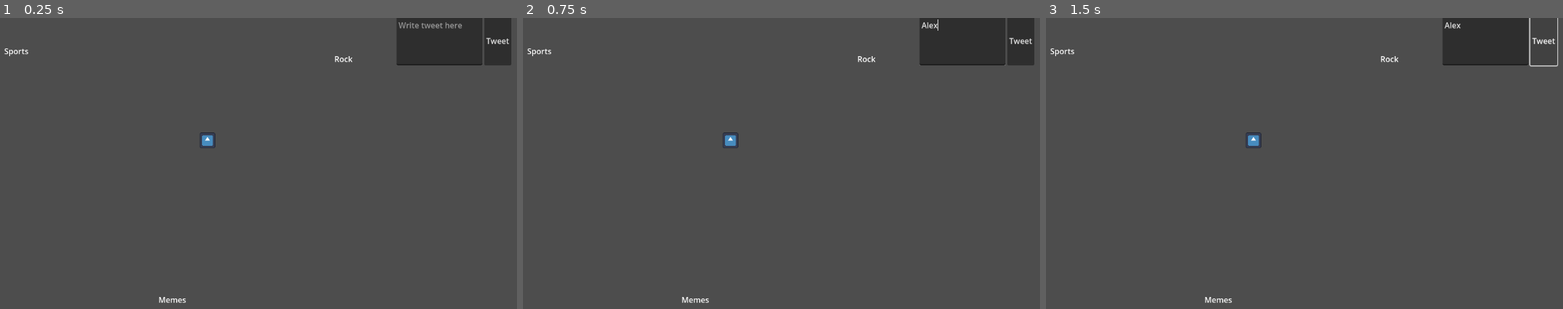
Above: before the commit, frames 1-3 (left to right).
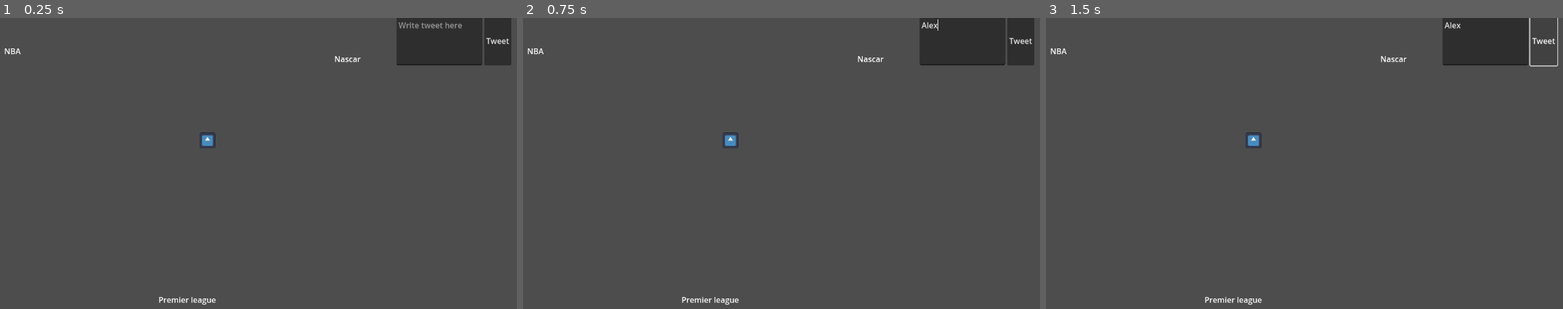
Above: after the commit, the same moments.

Repository: loiveli/FGJ2025
Game: Godot game, scene res://Root.tscn
Same seed, same stepped clock (60 frames per second), same inputs: the game is played once before the commit and once after it. The engine's default icon, where the game draws it, is replaced by a stand-in: a white triangle on a blue panel in a dark square.
Inputs (mouse positions are in pixels of both pictures, inside the frame that each line leads up to):
- Up to frame 1 (0.25 s): no input
- Up to frame 2 (0.75 s): click (962, 41) at 0.52 s; type "Alex" at 0.6 s
- Up to frame 3 (1.5 s): click "Tweet" at 1.25 s

The runs differ from the first frame. In frame 1, 0.3% of the frame differs, in the area x 0-70%, y 10-99%; in frame 2, 0.3%; in frame 3, 0.3%.

Commit message:
Movement works

Diff:
--- a/Root.tscn
+++ b/Root.tscn
@@ -36,25 +36,28 @@
 custom_minimum_size = Vector2(175, 100)
 layout_mode = 2
 placeholder_text = "Write tweet here"
+wrap_mode = 1
 
-[node name="Button" type="Button" parent="DebugUI/HBoxContainer" node_paths=PackedStringArray("tweetText", "API")]
+[node name="Button" type="Button" parent="DebugUI/HBoxContainer" node_paths=PackedStringArray("player", "tweetText", "API")]
 custom_minimum_size = Vector2(25, 0)
 layout_mode = 2
 text = "Tweet"
 script = ExtResource("3_063s7")
+player = NodePath("../../../Player")
 tweetText = NodePath("../TextEdit")
 API = NodePath("../../../API")
 
 [node name="SportsBubble" parent="." instance=ExtResource("4_1fda2")]
 position = Vector2(107, 67)
+bubble = "NBA"
 
 [node name="RockBubble" parent="." instance=ExtResource("4_1fda2")]
 position = Vector2(781, 83)
-bubble = "Rock"
+bubble = "Nascar"
 
 [node name="MemeBubble" parent="." instance=ExtResource("4_1fda2")]
 position = Vector2(422, 575)
-bubble = "Memes"
+bubble = "Premier league"
 
 [node name="API" parent="." instance=ExtResource("4_vjfwk")]
 position = Vector2(-35, 207)
--- a/api/api.gd
+++ b/api/api.gd
@@ -23,7 +23,7 @@
 func _ready() -> void:
 	http.request_completed.connect(_on_request_completed)
 
-func get_similarity(input: String, bubbles: Array[String] = ["Rock","Sports","Memes"]):
+func get_similarity(input: String, bubbles: Array = []):
 	var headers: Array[String] = ["user-text: %s" % input]
 	if bubbles.size() > 0:
 		headers.append("new-bubbles: %s" % ",".join(bubbles))
@@ -33,8 +33,8 @@
 	if result != OK:
 		print("API error")
 
-func get_similarity_async(input):
-	self.get_similarity(input)
+func get_similarity_async(input, bubbles):
+	self.get_similarity(input, bubbles)
 	var response = await self.similarity_response
 	return response
 
--- a/player.gd
+++ b/player.gd
@@ -11,6 +11,7 @@
 	var childNodes = $"..".get_children().filter(func (child): return child is StaticBody2D)
 	for node in childNodes:
 		bubbles[node.bubble] = node
+
 
 
 func _on_button_send_impulse(impulseVector:Vector2) -> void:
@@ -28,6 +29,7 @@
 
 
 func _on_tweet_received(result):
+
 	var moveVector = Vector2(0,0)
 	for similarity in result:
 		print(str(similarity.bubble)+ " : " + str(similarity.value))
--- a/tweet.gd
+++ b/tweet.gd
@@ -2,15 +2,23 @@
 
 signal tweet_received(result)
 
+@export var player: CharacterBody2D
 @export var tweetText: TextEdit
 @export var API: Node
 
-
+var bubblesSent: bool = false
 
 
 func _on_pressed() -> void:
 	var tweet = tweetText.text
+	var bubbles = player.bubbles.keys()
 	print(tweet)
-	var result = await API.get_similarity_async(tweet)
-	tweet_received.emit(result)
-	print("Tweet done")
+	if bubblesSent:
+		var result = await API.get_similarity_async(tweet)
+		tweet_received.emit(result)
+		print("Tweet done")
+	else:
+		var result = await API.get_similarity_async(tweet,bubbles)
+		tweet_received.emit(result)
+		bubblesSent= true
+		print("Tweet done")
Not shown, changed: sim-api/main.py
